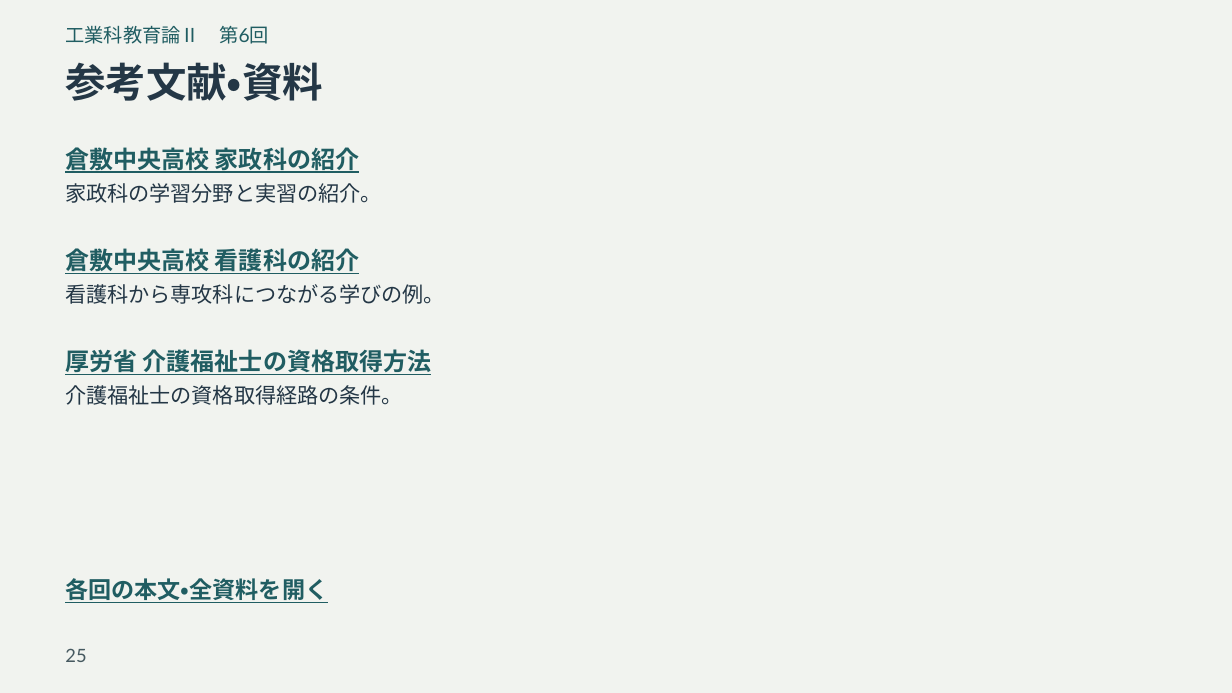
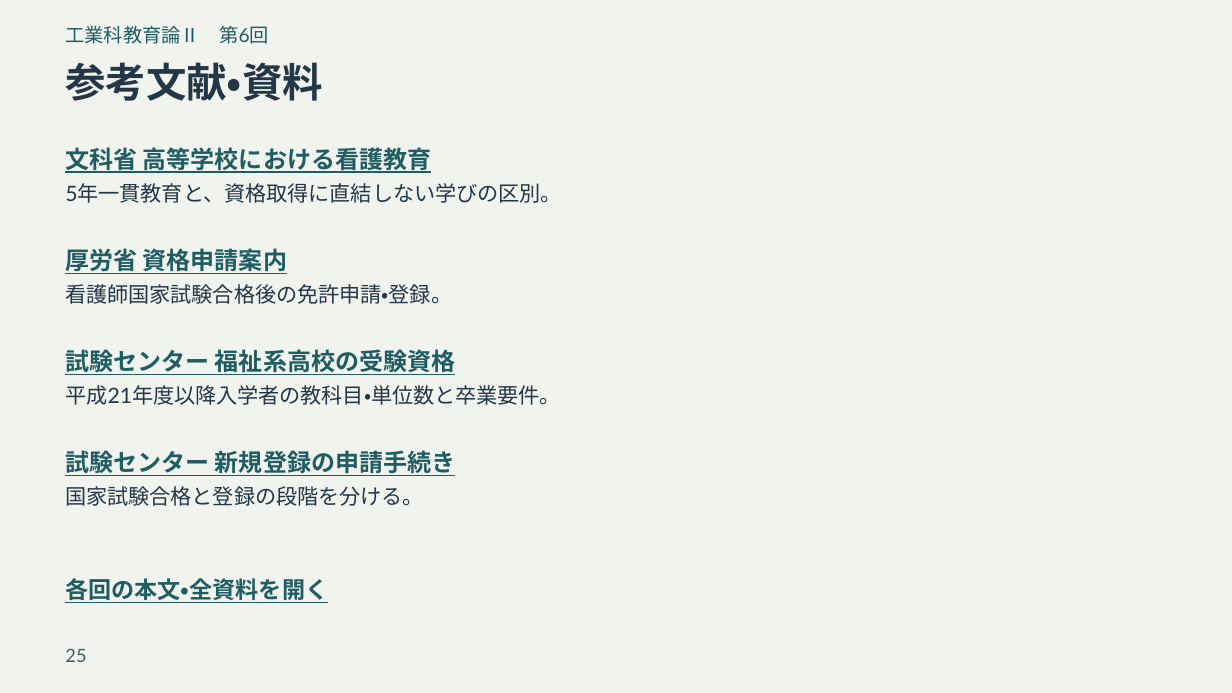
Before and after one commit to zooc-14calbp/industrial-education-ii, a slide deck: slide 25 of reorganized/20261105/expanded/slides.pptx. Drawn at 1232x693 pixels with LibreOffice and Linux fonts; fonts in the diff are those of the drawing. Boxes give left, top, right and bottom in pixels: in the first picture for what was removed or moved away, otherwise in the second. Text is boxed around its words. In the diff, an @@ line names an element or a change of style, - is before the commit and + after.

```diff
--- a/reorganized/20261105/expanded/slides.pptx
+++ b/reorganized/20261105/expanded/slides.pptx
@@ text at (65,147,431,173): text changed @@
-倉敷中央高校 家政科の紹介
+文科省 高等学校における看護教育
@@ text at (65,183,561,203): text changed @@
-家政科の学習分野と実習の紹介。
+5年一貫教育と、資格取得に直結しない学びの区別。
@@ text at (65,248,287,274): text changed @@
-倉敷中央高校 看護科の紹介
+厚労省 資格申請案内
@@ text at (65,284,452,304): text changed @@
-看護科から専攻科につながる学びの例。
+看護師国家試験合格後の免許申請・登録。
@@ text at (65,349,455,375): text changed @@
-厚労省 介護福祉士の資格取得方法
+試験センター 福祉系高校の受験資格
@@ text at (65,385,561,405): text changed @@
-介護福祉士の資格取得経路の条件。
+平成21年度以降入学者の教科目・単位数と卒業要件。
@@ text added at (65,450,455,476), 18.8 pt, text #205D62, bold, underline @@
+試験センター 新規登録の申請手続き
@@ text added at (65,486,424,506), 16.5 pt, text #243746 @@
+国家試験合格と登録の段階を分ける。
```
Also in this commit, not shown: 4 other slides changed, 12 other files.
